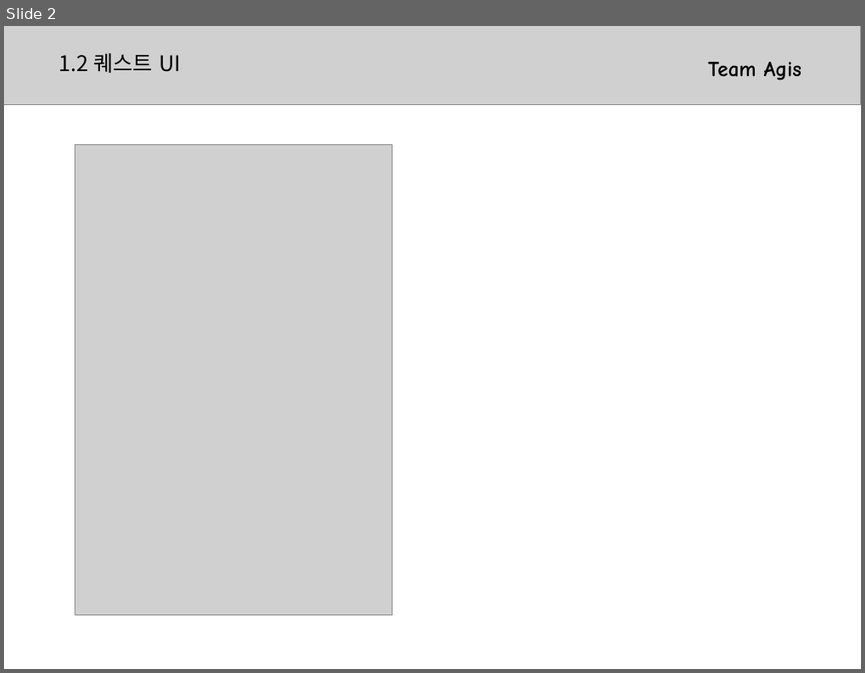
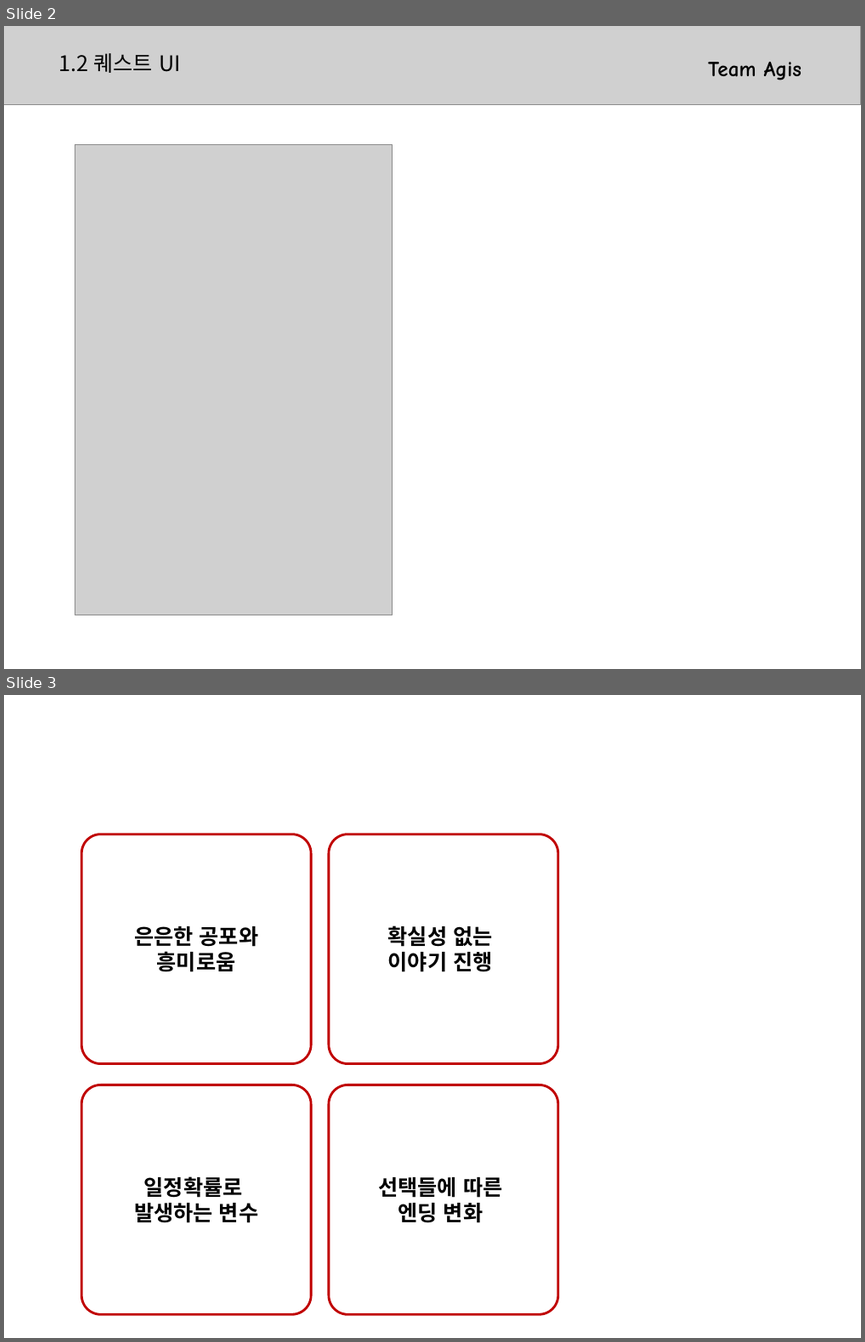
Before and after one commit to kjpark102312/Jagu_Agis, a slide deck: Documents/Agis.pptx. Shown one above the other, each under a label of ours: slide 2 before the commit, slides 2 and 3 after it. The pictures are 865x673 and 865x1342 pixels, drawn with LibreOffice and Linux fonts; fonts in the diff are those of the drawing; grey boxes stand for pictures. Boxes give left, top, right and bottom in pixels: in the first picture for what was removed or moved away, otherwise in the second. Text is boxed around its words. In the diff, an @@ line names an element or a change of style, - is before the commit and + after.

```diff
--- a/Documents/Agis.pptx
+++ b/Documents/Agis.pptx
@@ slide 3 added at (4,695,861,1338), background #FFFFFF @@
@@ group added at (82,834,558,1315): 4 rounded rectangles @@
+은은한 공포와
+흥미로움
+확실성 없는
+이야기 진행
+일정확률로
+발생하는 변수
+선택들에 따른
+엔딩 변화
```
Also in this commit, not shown: 1 slide removed, 1 other file.
